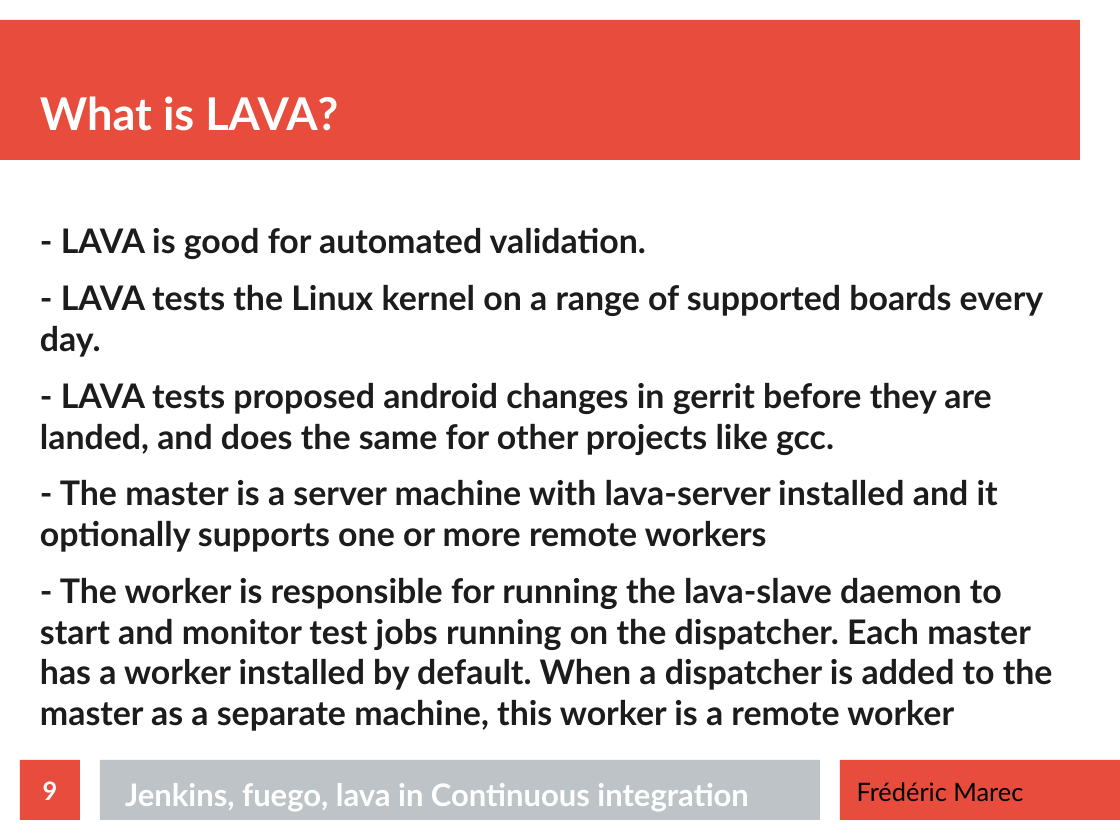
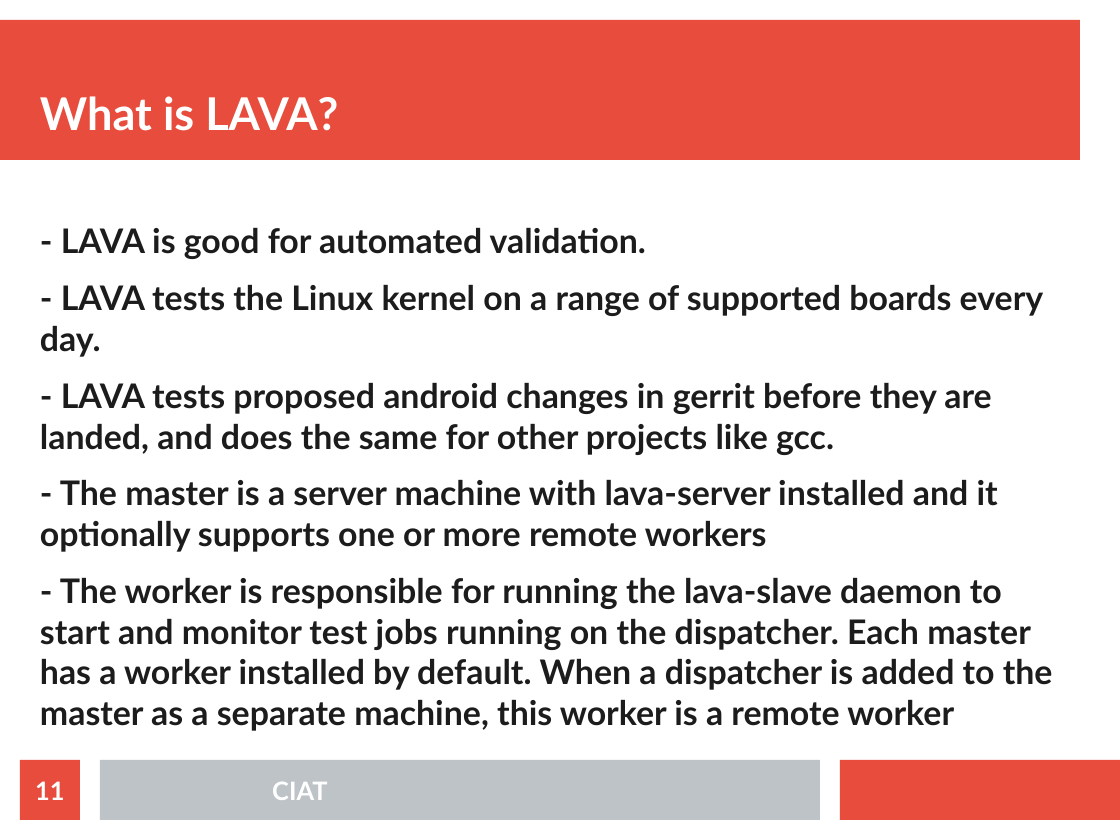
Before and after one commit to DDTLK/review, a slide deck: slide 11 of CI-presentation.odp (slide 9 before the commit). Drawn at 1120x840 pixels with LibreOffice and Linux fonts; fonts in the diff are those of the drawing. Boxes give left, top, right and bottom in pixels: in the first picture for what was removed or moved away, otherwise in the second. Text is boxed around its words. In the diff, an @@ line names an element or a change of style, - is before the commit and + after.

```diff
--- a/CI-presentation.odp
+++ b/CI-presentation.odp
@@ page number at (35,781,64,800): text changed @@
-9
+11
@@ title removed at (125,783,748,811) @@
-Jenkins, fuego, lava in Continuous integration
@@ text added at (272,782,327,800), 18 pt, text #FFFFFF, bold @@
+CIAT
@@ text removed at (857,782,1023,801) @@
-Frédéric Marec
```
Also in this commit, not shown: 8 other slides changed, 4 slides added, 1 slide removed, 1 other file.
